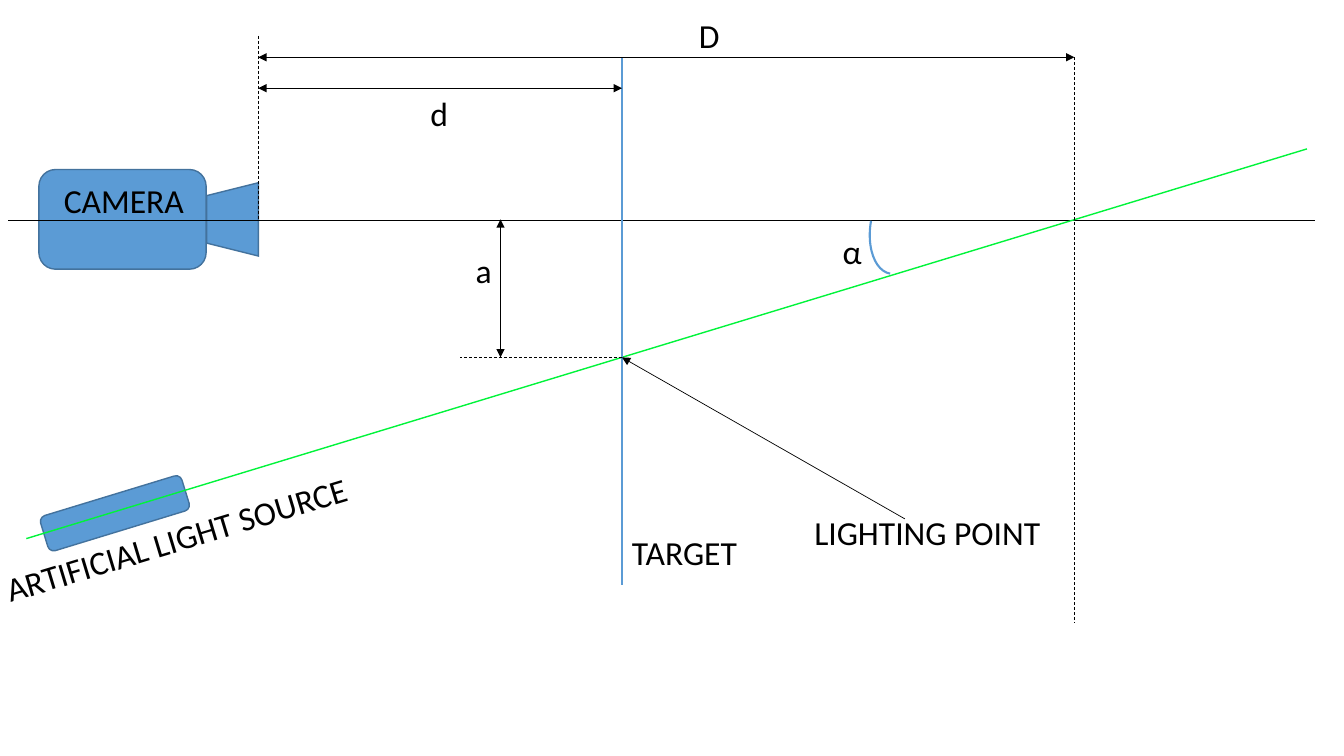
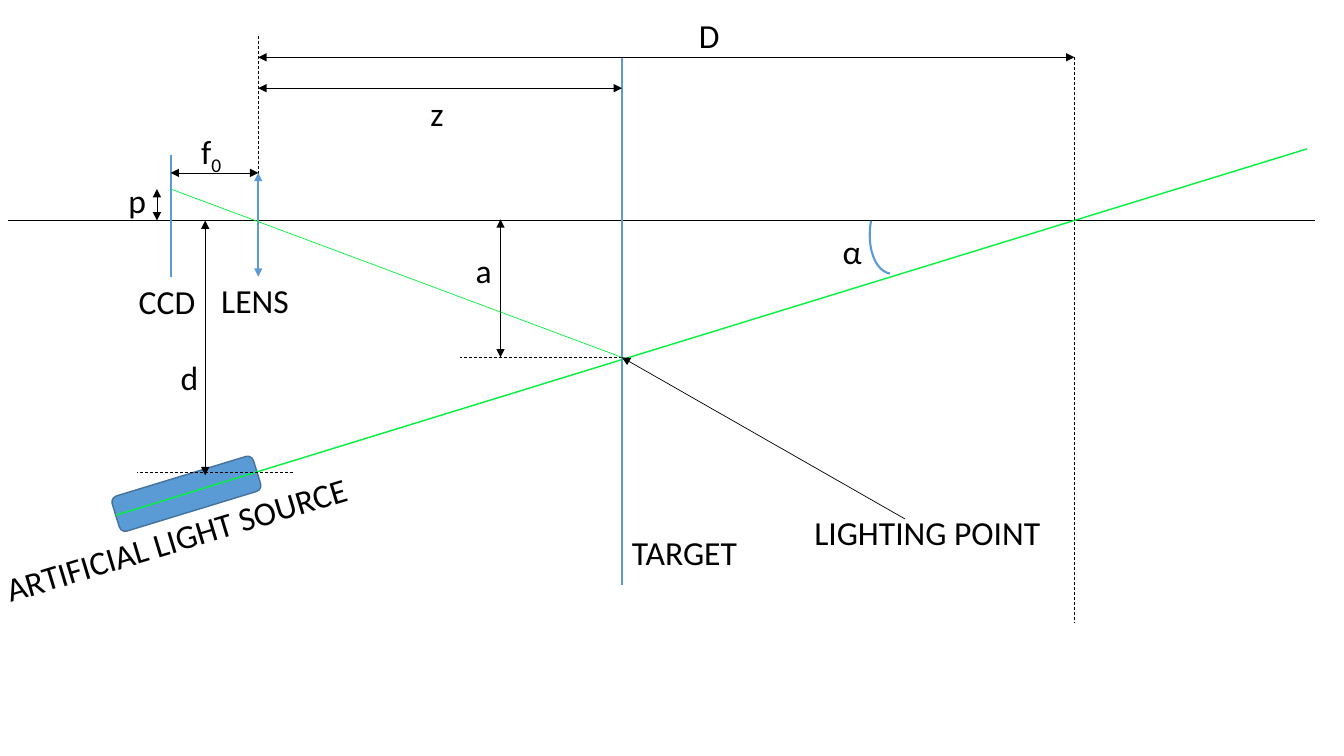
Before and after one commit to TitouanB/MarsProject, a slide deck: slide 1 of report/fig/schema1D.pptx. Drawn at 1344x756 pixels with LibreOffice and Linux fonts; fonts in the diff are those of the drawing. Boxes give left, top, right and bottom in pixels: in the first picture for what was removed or moved away, otherwise in the second. Text is boxed around its words. In the diff, an @@ line names an element or a change of style, - is before the commit and + after.

```diff
--- a/report/fig/schema1D.pptx
+++ b/report/fig/schema1D.pptx
@@ text at (430,110,443,126): text changed @@
-d
+z
@@ line moved from (26, 538) - (1308, 149) to (116, 515) - (1308, 149) @@
@@ text added at (192,126,243,176), 24 pt, text #000000 @@
+f0
@@ rounded rectangle removed at (39,169,207,269) @@
@@ line added from (170, 154) to (170, 277), #5B9BD5 1.5 pt @@
@@ double arrow added from (170, 173) to (258, 173), #000000 0.5 pt @@
@@ double arrow added from (258, 173) to (258, 276), #5B9BD5 1.5 pt @@
@@ text removed at (64,191,184,221) @@
-CAMERA
@@ text added at (128,196,146,221), 24 pt, text #000000 @@
+p
@@ double arrow added from (157, 190) to (157, 221), #000000 0.5 pt @@
@@ line added from (622, 358) to (170, 190), #00F43A 0.5 pt @@
@@ trapezoid removed at (207,182,258,256) @@
@@ double arrow added from (206, 221) to (206, 476), #000000 0.5 pt @@
@@ text added at (139,292,196,315), 24 pt, text #000000 @@
+CCD
@@ text added at (221,291,289,314), 24 pt, text #000000 @@
+LENS
@@ text added at (181,366,199,391), 24 pt, text #000000 @@
+d
@@ rounded rectangle: place and size @@
-rounded rectangle at (39,474,192,552)
+rounded rectangle at (111,455,263,533)
@@ line added from (292, 472) to (137, 472), #000000 0.5 pt dashed @@
```
Also in this commit, not shown: 11 other files.
